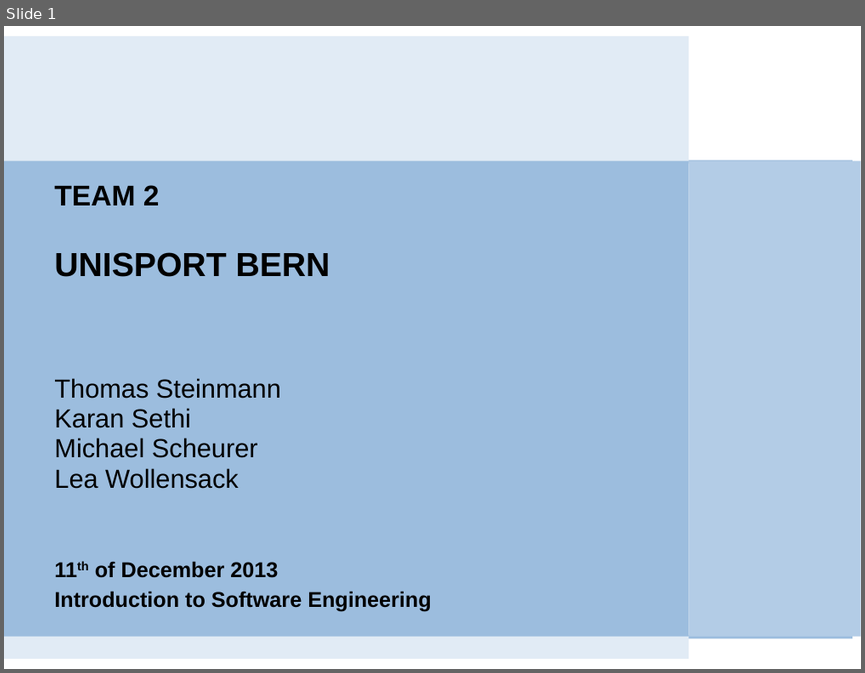
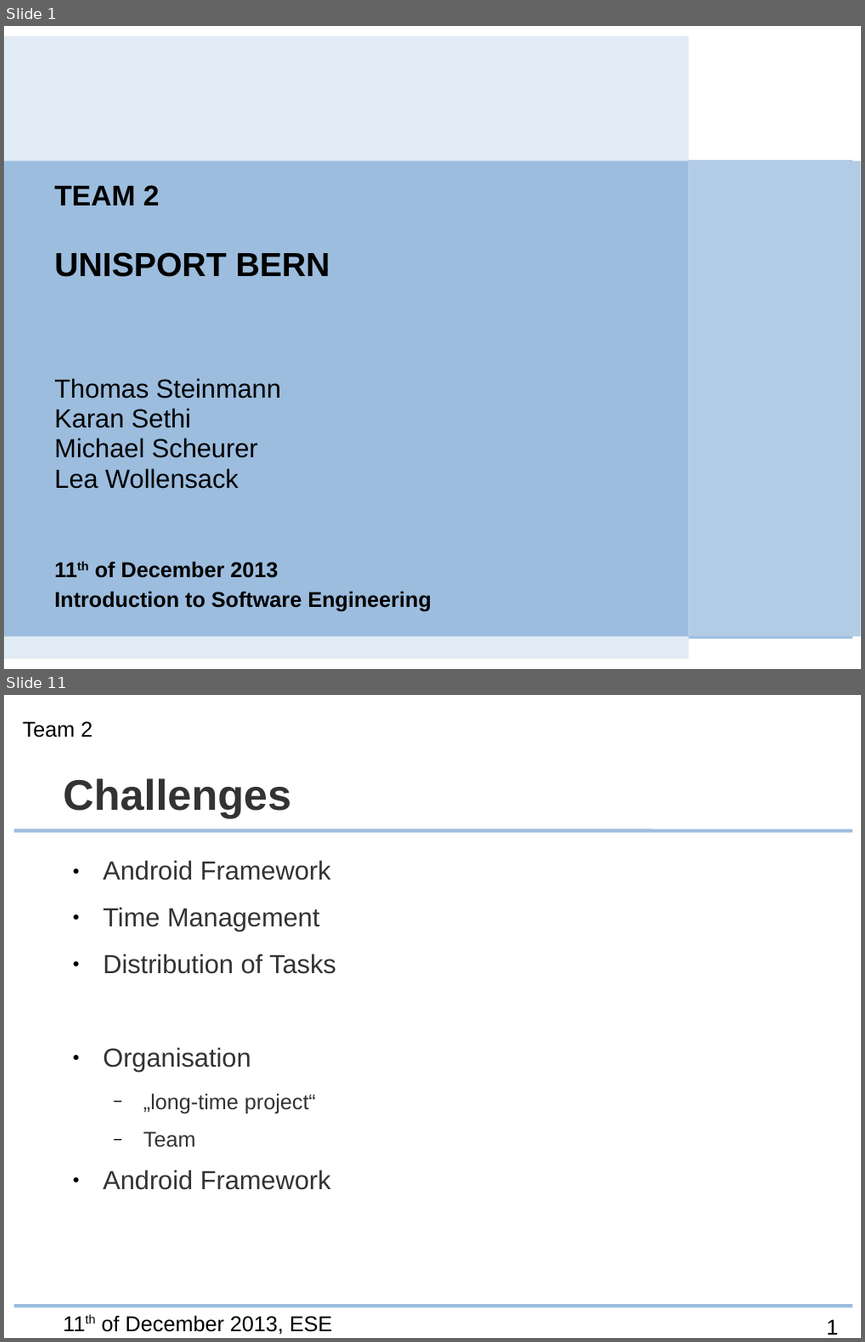
Before and after one commit to ese-unibe-ch/ese2013-team2, a slide deck: Presentation/RELEASE.odp. Shown one above the other, each under a label of ours: slide 1 before the commit, slides 1 and 11 after it; the slides between them are not shown. The pictures are 865x673 and 865x1342 pixels, drawn with LibreOffice and Linux fonts; fonts in the diff are those of the drawing; background and template pictures are left out. Boxes give left, top, right and bottom in pixels: in the first picture for what was removed or moved away, otherwise in the second. Text is boxed around its words. In the diff, an @@ line names an element or a change of style, - is before the commit and + after.

```diff
--- a/Presentation/RELEASE.odp
+++ b/Presentation/RELEASE.odp
@@ slide 11 added at (4,695,861,1338), background #FFFFFF; not listed: 2 template elements that a slide beside it also shows @@
@@ text added at (23,721,92,737), 18 pt, text #000000 @@
+Team 2
@@ title added at (63,778,291,818), 36 pt, text #333333, bold @@
+Challenges
@@ text added at (103,860,336,1190), 22 pt, text #333333 @@
+● Android Framework
+● Time Management
+● Distribution of Tasks
+● Organisation
+  − „long-time project“
+  − Team
+● Android Framework
@@ text added at (102,1315,332,1334), 18 pt, text #000000 @@
+11th of December 2013, ESE
@@ page number added at (818,1309,851,1326), 18 pt, text #000000 @@
+11
```
Also in this commit, not shown: 2 slides changed, 7 other slides added, 13 other files.
